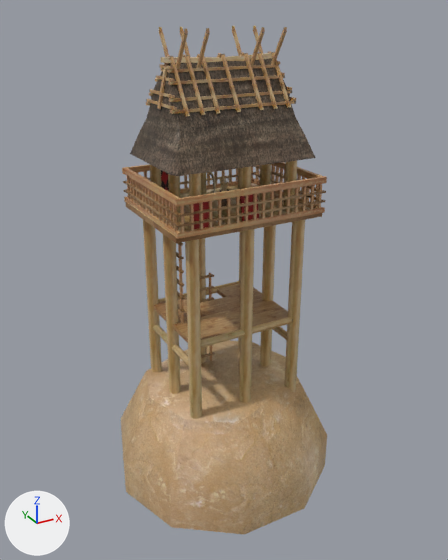
The COLLADA model art/meshes/structural/yayoi_tower_2.dae: old version first, new version second.
Before and after are seen from a 50 mm lens placed at (-17.4, -31.8, 24.5), pointed at (0.0, -0.3, 8.8). Arrows for +X, +Y and +Z are at lower left; the lights stay in place. Vertices at the same position are counted once.

Objects in the first picture: 'tower2'.
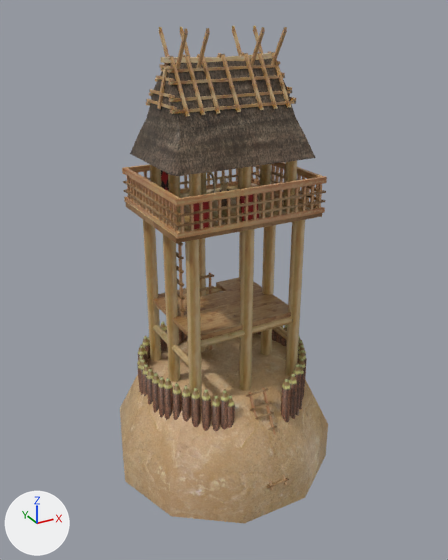
What the commit changed:
me_cylinder_057 is used by ob_tower2; location (0.0, 0.0, 0.0).
me_cylinder_057 had 1981 vertices, 2617 faces and spanned x -7.4..7.4, y -7.0..7.0, z -5.4..23.6.
me_cylinder_057 now has 3561 vertices, 5129 faces and spans x -7.4..7.4, y -7.3..7.0, z -4.5..23.6.
me_cylinder_057 part 1: the loose piece of 8 vertices spanning x 0.4..0.6, y 2.5..2.6, z -2.3..8.1 is copied, and the copy is turned -27.5 degrees about the x axis through its middle and scaled by 0.59, then moved by (0.0, -8.4, -2.6); it spans x 0.4..0.6, y -7.3..-4.4, z -2.5..3.0.
me_cylinder_057 part 2: the loose piece of 8 vertices spanning x -0.6..-0.4, y 2.5..2.6, z -2.3..8.1 is copied, and the copy is turned -27.5 degrees about the x axis through its middle and scaled by 0.59, then moved by (0.0, -8.4, -2.6); it spans x -0.6..-0.4, y -7.3..-4.4, z -2.5..3.0.
me_cylinder_057 part 3: 54 vertices moved from x -7.4..7.4, y -7.0..7.0, z -5.4..6.5 to x -7.4..7.4, y -7.0..7.0, z -4.5..7.0; 1556 vertices added at x -5.6..5.6, y -7.3..5.6, z -2.3..4.1.

Location of each change, (x1, y1, x2, y2) in pixels of the pictures (448 x 560 px):
'tower2', reshaped
    before: (121, 26, 327, 534)
    after: (120, 26, 328, 523)
part 1 of me_cylinder_057, added
    after: (262, 387, 287, 485)
part 2 of me_cylinder_057, added
    after: (248, 392, 273, 490)
part 3 of me_cylinder_057, built on
    before: (121, 284, 327, 534)
    after: (120, 277, 328, 523)
